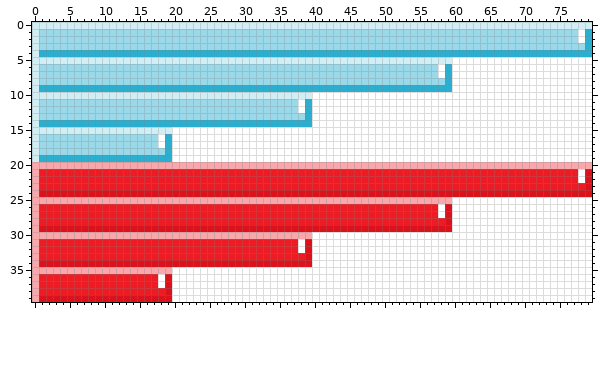
Sprite sheet, stored at images/paddleimages.png. Above is the file before it was changed.
The file is 80x40 pixels.
The same view after the edit:
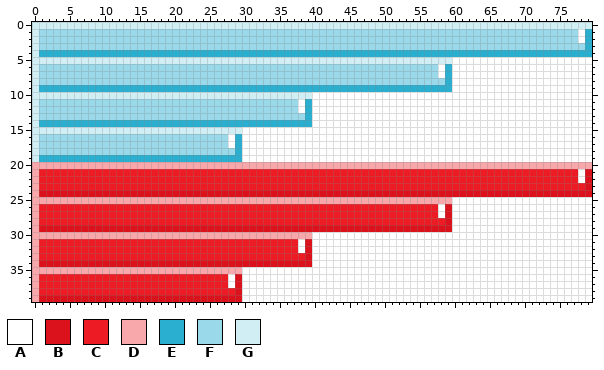
Palette (. is transparent): A #ffffff  B #db111c  C #ed1c24  D #f8a7ab  E #2bafd0  F #99d9ea  G #d1eef5
Difference:
@@ x 16..31 @@
 14 EEEEEEEEEEEEEEEE
-15 GGGGAAAAAAAAAAAA
-16 FFAEAAAAAAAAAAAA
-17 FFAEAAAAAAAAAAAA
-18 FFFEAAAAAAAAAAAA
-19 EEEEAAAAAAAAAAAA
+15 GGGGGGGGGGGGGGAA
+16 FFFFFFFFFFFFAEAA
+17 FFFFFFFFFFFFAEAA
+18 FFFFFFFFFFFFFEAA
+19 EEEEEEEEEEEEEEAA
 20 DDDDDDDDDDDDDDDD
@@ x 16..31 @@
 34 BBBBBBBBBBBBBBBB
-35 DDDDAAAAAAAAAAAA
-36 CCABAAAAAAAAAAAA
-37 CCABAAAAAAAAAAAA
-38 CCCBAAAAAAAAAAAA
-39 BBBBAAAAAAAAAAAA
+35 DDDDDDDDDDDDDDAA
+36 CCCCCCCCCCCCABAA
+37 CCCCCCCCCCCCABAA
+38 CCCCCCCCCCCCCBAA
+39 BBBBBBBBBBBBBBAA
Boxes around the changes in both pictures, in picture pixels (x1, y1, x2, y2):
changed: (158, 127, 242, 162)
changed: (158, 267, 242, 302)
